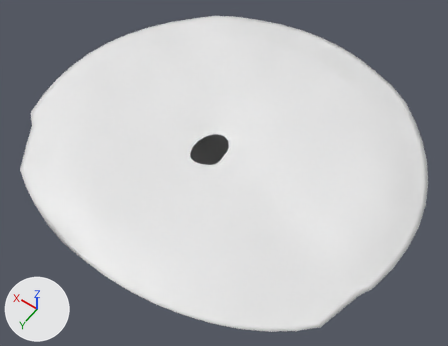
A saved change to the Blender file Assets/3dModels/Corail/Corail4/CorailPlat.blend.
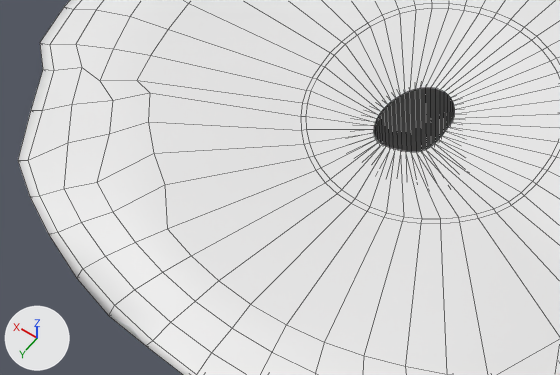
There are two pictures of each version: one whole from a camera (50 mm lens) standing at (-0.584, 0.801, 1.609) and looking at (0.024, -0.049, 0.272), one close up on the part from 3% to 62% of the width and 27% to 79% of the height. Every picture has the same lights, and +X, +Y and +Z are marked at lower left. The close-ups show mesh edges as thin lines.
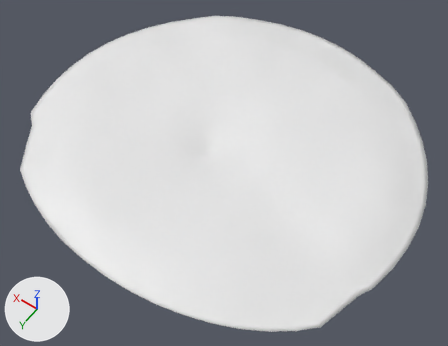
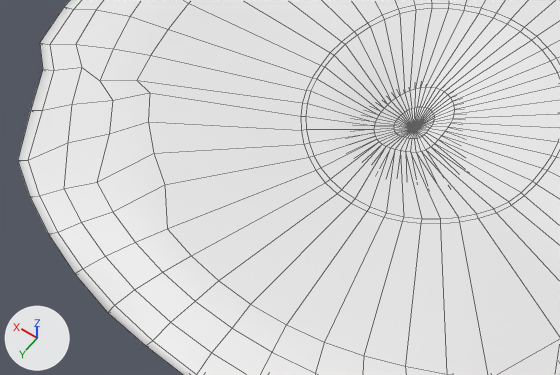
Commit message: Ajout Corail Plat pas ouf

Diff of the bpy script that builds the scene:
```diff
--- a/Assets/3dModels/Corail/Corail4/CorailPlat.blend.py
+++ b/Assets/3dModels/Corail/Corail4/CorailPlat.blend.py
@@ me_torus @@
 # used by ob_torus; location = (0.0, 0.0, 0.411); scale = (0.4, 0.4, 0.4)
 # verts and faces of me_torus; kept vertices keep their numbers, new ones are numbered from 480
 # before: 90 (0.47, 1.01, 0.05) at pixel (76, 278), 100 (0.31, 1.05, 0.05) at pixel (108, 315)
-me_torus.from_pydata(...)  # 480 vertices, 480 faces; spans x -1.25..1.25, y -1.25..1.07, z -0.98..0.19
+me_torus.from_pydata(...)  # 530 vertices, 576 faces, 1 loose edge; spans x -1.25..1.25, y -1.25..1.07, z -0.98..0.19
+# me_torus part 1
+# 50 vertices are added at x -0.01..0.09, y -0.02..0.12, z -0.47..0.07
+# 1 loose edge is added
+# 96 new faces join them
+# me_torus part 2
+verts[90] = (0.47, 1.01, 0.07)  # moved, pixel (74, 273)
+verts[100] = (0.31, 1.05, 0.07)  # moved, pixel (107, 312)
```

What differs and where, as boxes [x1, y1, x2, y2] in the close-ups (560 x 375 px; the box of a moved part takes in the faces that stretch with it):
part 1 of me_torus, added: after [374, 87, 455, 152]
part 2 of me_torus, moved or reshaped: [49, 232, 152, 346] in both
